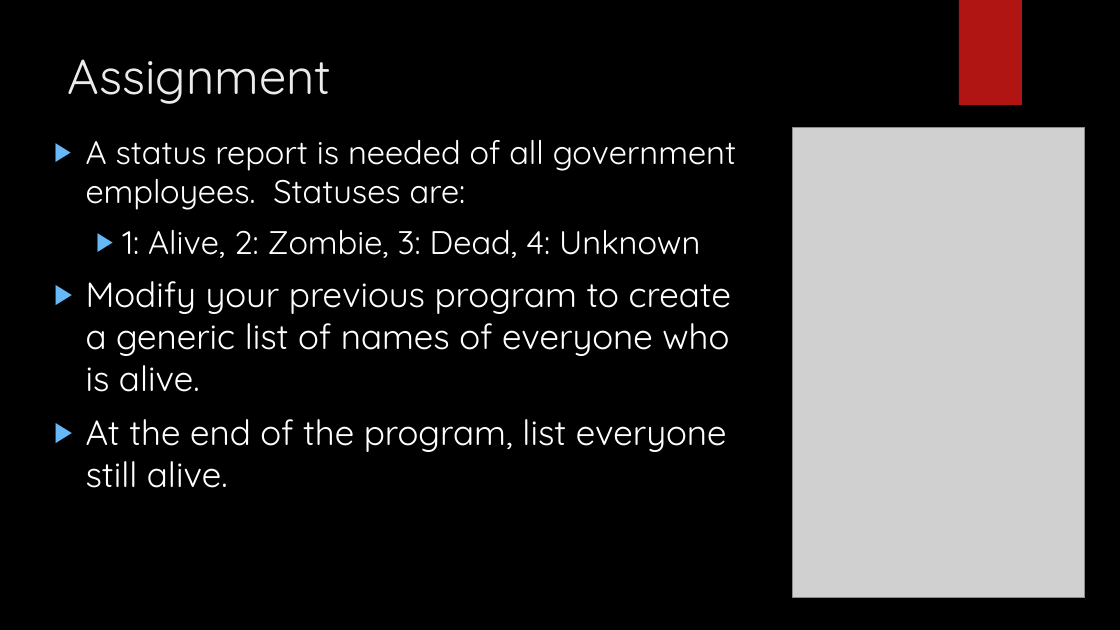
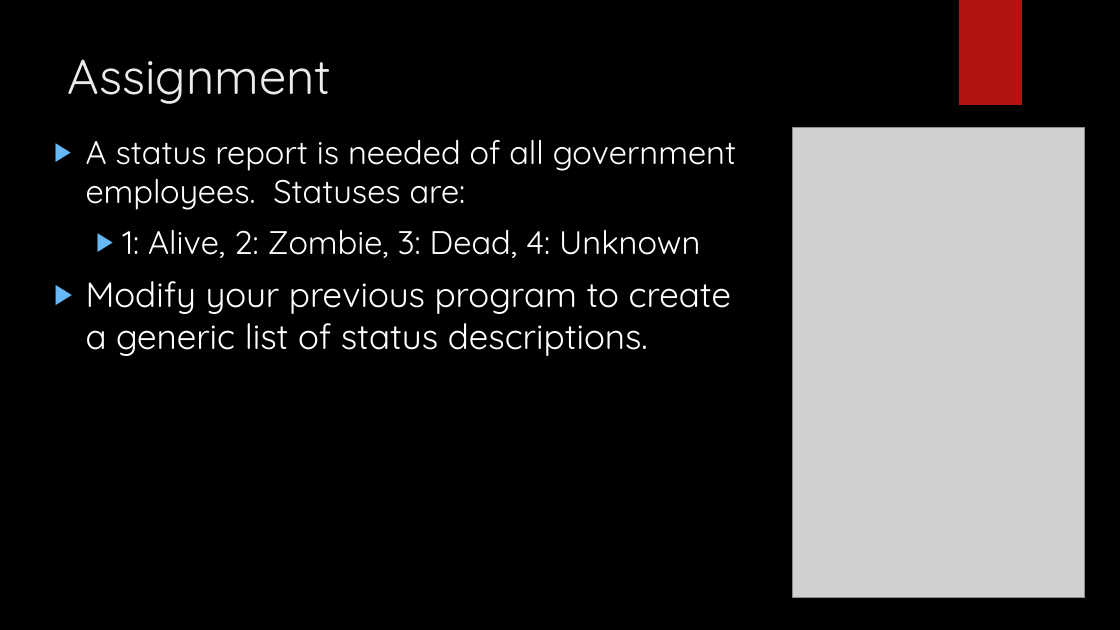
Before and after one commit to LogolsLLC/Logols-May2018, a slide deck: slide 47 of Slides/02_C#_TrainingPlan.pptx. Drawn at 1120x630 pixels with LibreOffice and Linux fonts; fonts in the diff are those of the drawing; grey boxes stand for pictures; background and template pictures are left out. Boxes give left, top, right and bottom in pixels: in the first picture for what was removed or moved away, otherwise in the second. Text is boxed around its words. In the diff, an @@ line names an element or a change of style, - is before the commit and + after.

```diff
--- a/Slides/02_C#_TrainingPlan.pptx
+++ b/Slides/02_C#_TrainingPlan.pptx
@@ text at (86,281,731,356): text changed @@
-▶ Modify your previous program to create a generic list of names of everyone who is alive.
-▶ At the end of the program, list everyone still alive.
+▶ Modify your previous program to create a generic list of status descriptions.
```
Also in this commit, not shown: 8 other slides changed, 12 other files.
